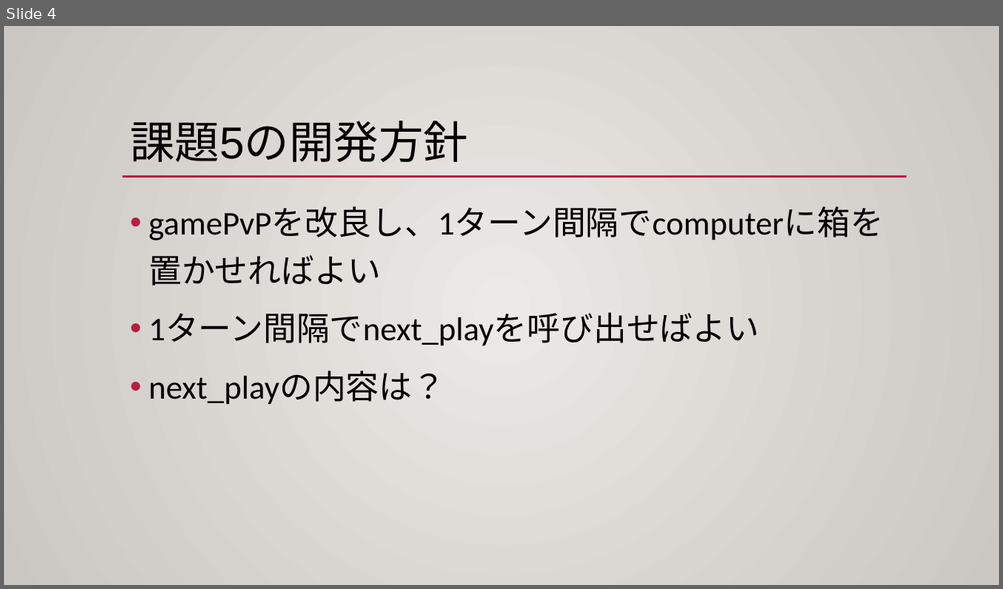
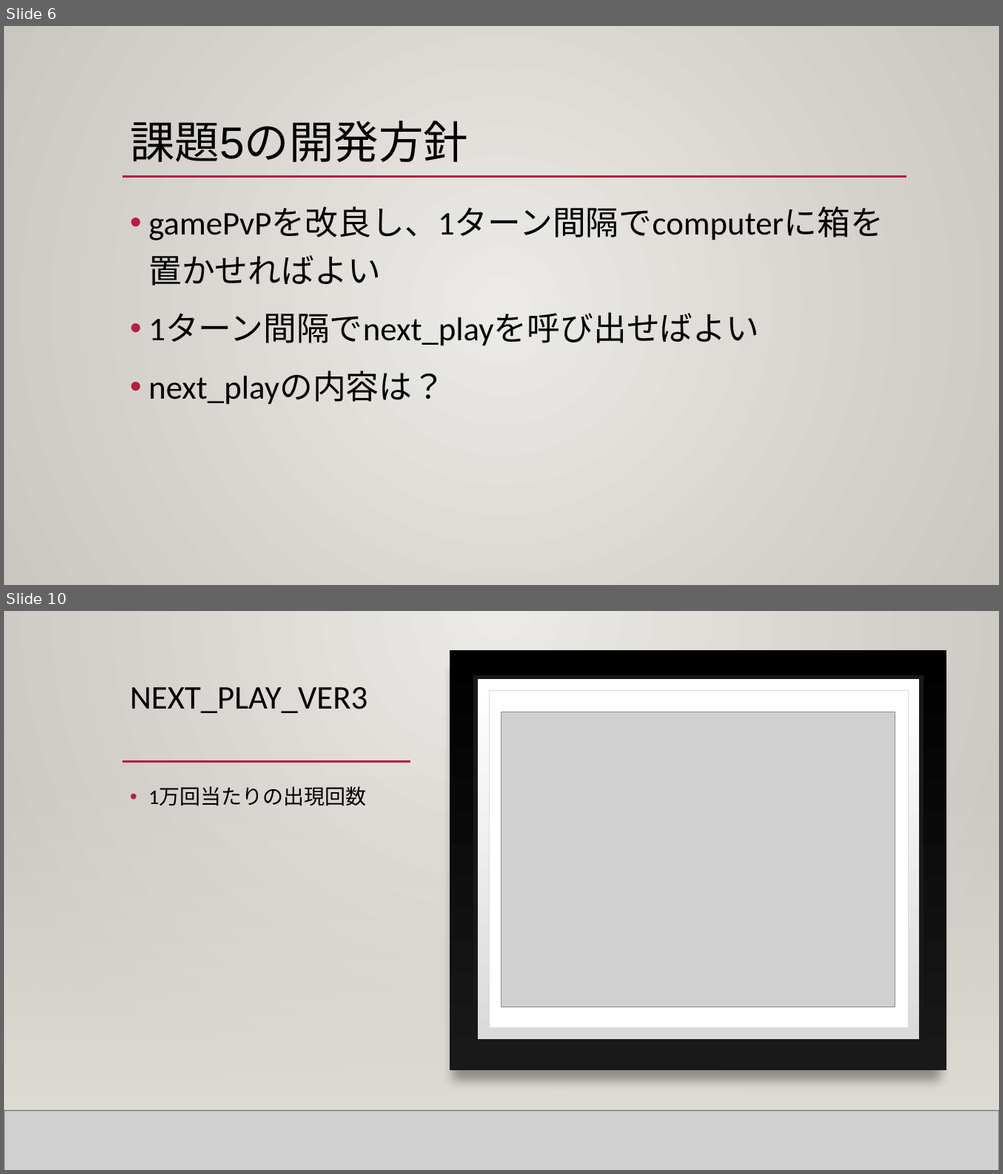
Before and after one commit to holizon9/semi, a slide deck: documents/中間発表.pptx. Shown one above the other, each under a label of ours: slide 4 before the commit, slides 6 and 10 after it; the slides between them are not shown. The pictures are 1003x589 and 1003x1174 pixels, drawn with LibreOffice and Linux fonts; fonts in the diff are those of the drawing; grey boxes stand for pictures. Boxes give left, top, right and bottom in pixels: in the first picture for what was removed or moved away, otherwise in the second. Text is boxed around its words. In the diff, an @@ line names an element or a change of style, - is before the commit and + after.

```diff
--- a/documents/中間発表.pptx
+++ b/documents/中間発表.pptx
@@ slide 10 added at (4, 611, 999, 1170), background gradient #ECEAE7 to #CAC7C1 @@
@@ rectangle added at (4, 611, 999, 1170), fill gradient #ECEAE7 to #CAC7C1 @@
@@ rectangle added at (449, 650, 946, 1071), fill gradient #000001 to #191919 @@
@@ title added at (130, 687, 367, 713), 32 pt, text #000000 @@
+NEXT_PLAY_VER3
@@ rectangle added at (475, 678, 921, 1042), fill gradient #DADADA to #FFFFFE, outline #191919 4 pt @@
@@ rectangle added at (489, 691, 908, 1028), fill #FFFFFF, outline #DFDBD5 0.5 pt @@
@@ picture added at (501, 712, 894, 1007) @@
@@ line added from (122, 762) to (907, 762), #B71E42 2.5 pt @@
@@ line added from (122, 762) to (410, 762), #B71E42 2.5 pt @@
@@ rectangle added at (4, 776, 999, 1111), fill gradient #DFDBD5 @@
@@ rectangle added at (4, 776, 999, 1111), fill gradient #DFDBD5 @@
@@ text added at (148, 787, 367, 806), 20 pt, text #000000 @@
+• 1万回当たりの出現回数
@@ line added from (4, 1111) to (999, 1111), #000001 1 pt @@
@@ picture added at (4, 1111, 999, 1170) @@
@@ line added from (4, 1111) to (999, 1111), #000001 1 pt @@
@@ what was slide 4 is now slide 6 @@
```
Also in this commit, not shown: 1 slide changed, 6 other slides added, 46 other files.
